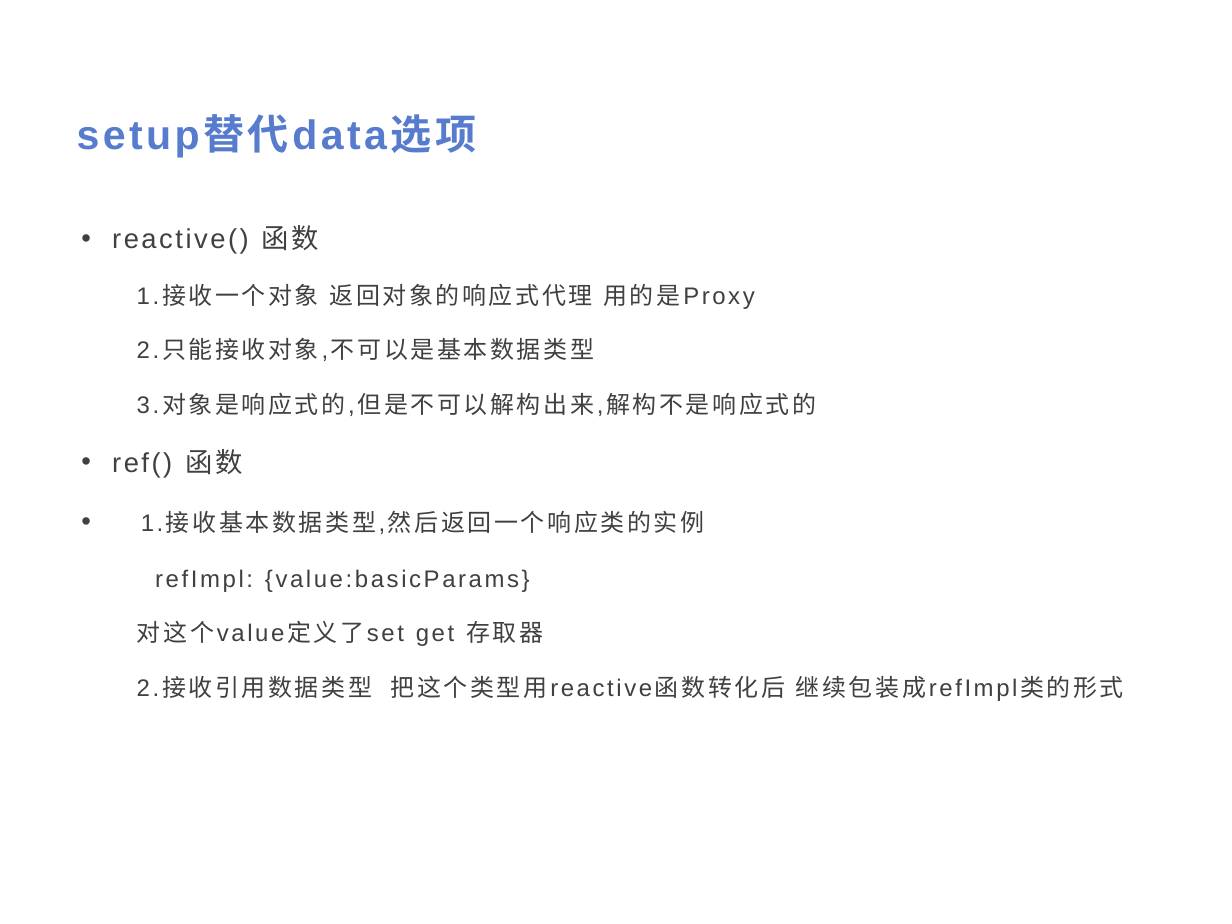
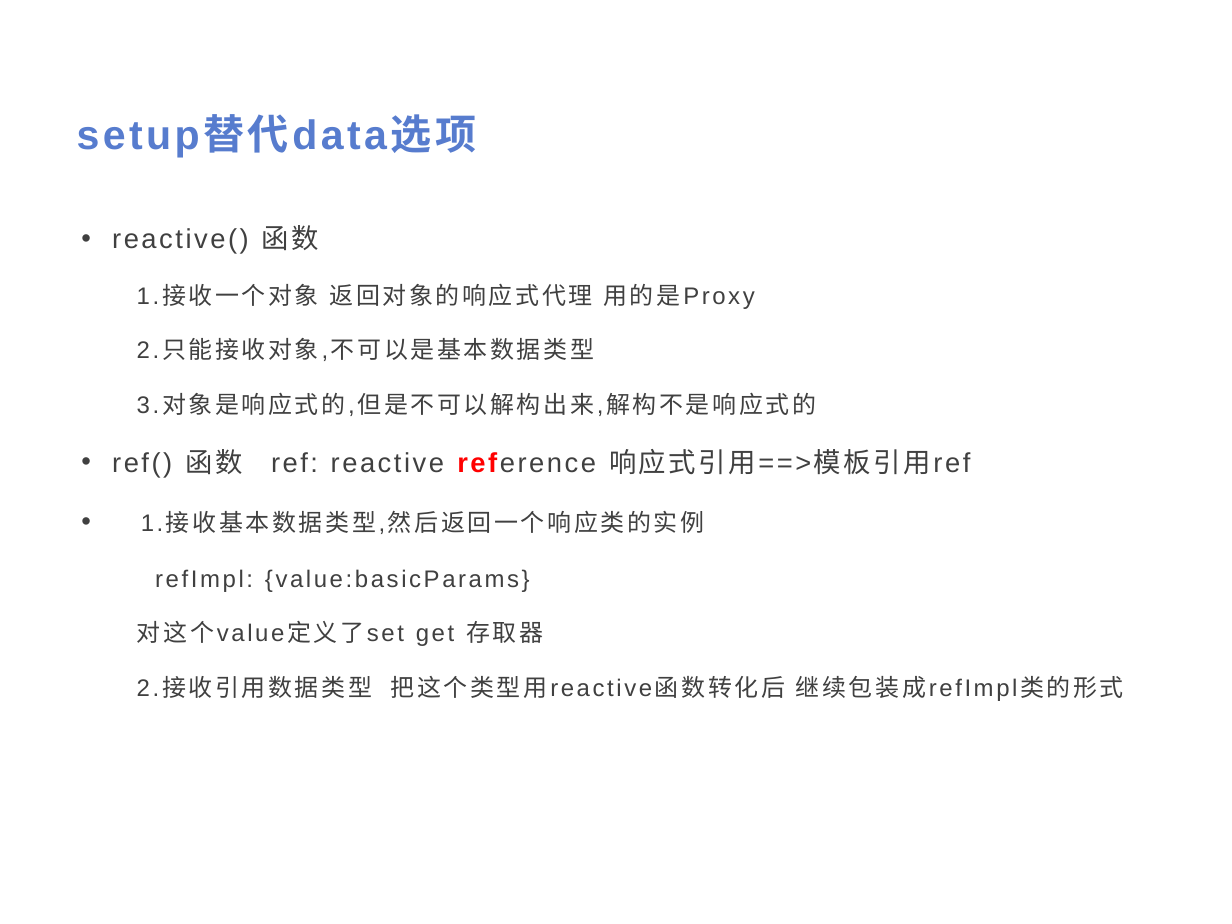
Before and after one commit to Yukon123/HelloVue3, a slide deck: slide 9 of Vue3.pptx (slide 8 before the commit). Drawn at 1232x924 pixels with LibreOffice and Linux fonts; fonts in the diff are those of the drawing. Boxes give left, top, right and bottom in pixels: in the first picture for what was removed or moved away, otherwise in the second. Text is boxed around its words. In the diff, an @@ line names an element or a change of style, - is before the commit and + after.

```diff
--- a/Vue3.pptx
+++ b/Vue3.pptx
@@ text at (x1=112, y1=449, x2=970, y2=477): text changed @@
-• ref() 函数
+• ref() 函数 ref: reactive reference 响应式引用==>模板引用ref
```
Also in this commit, not shown: 9 other slides changed, 4 slides added, 2 slides removed, 20 other files.
